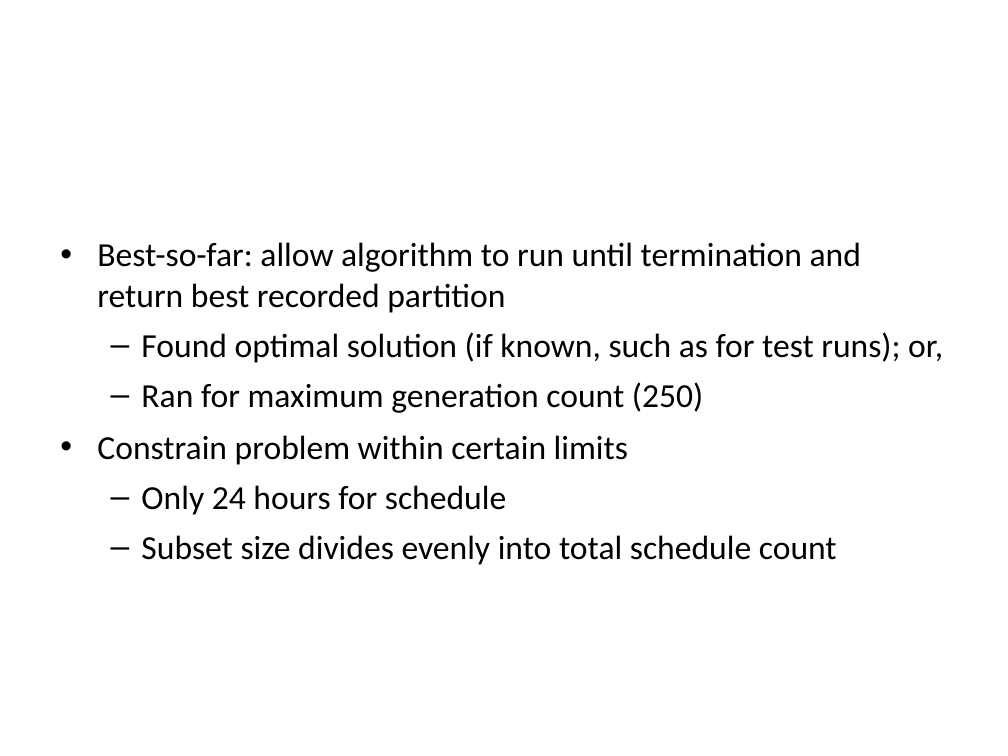
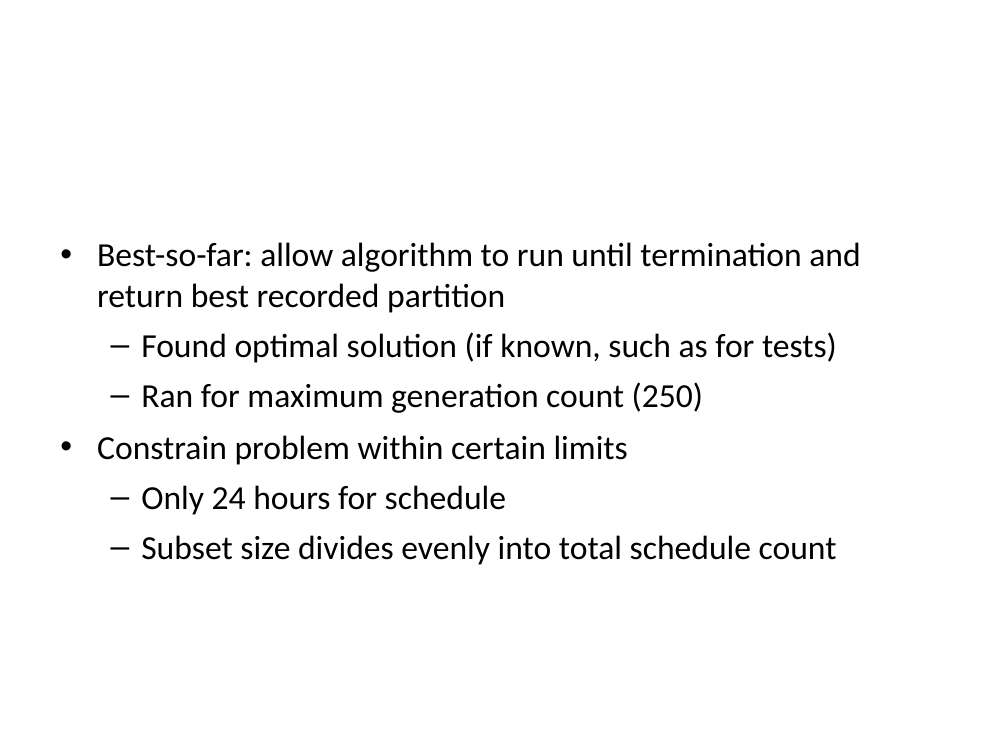
Before and after one commit to jessex/CS499-Final-Project, a slide deck: slide 6 of docs/Presentation_Joshua_Essex.ppt. Drawn at 1008x756 pixels with LibreOffice and Linux fonts; fonts in the diff are those of the drawing; background and template pictures are left out. Boxes give left, top, right and bottom in pixels: in the first picture for what was removed or moved away, otherwise in the second. Text is boxed around its words. In the diff, an @@ line names an element or a change of style, - is before the commit and + after.

```diff
--- a/docs/Presentation_Joshua_Essex.ppt
+++ b/docs/Presentation_Joshua_Essex.ppt
@@ text at <box>141,332,837,363</box>: text changed @@
-  – Found optimal solution (if known, such as for test runs); or,
+  – Found optimal solution (if known, such as for tests)
```
Also in this commit, not shown: 10 other slides changed.
